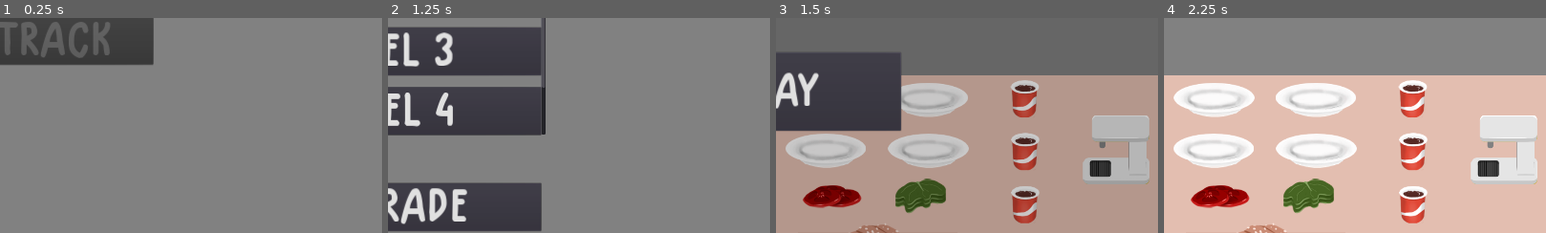
Above: before the commit, frames 1-4 (left to right).
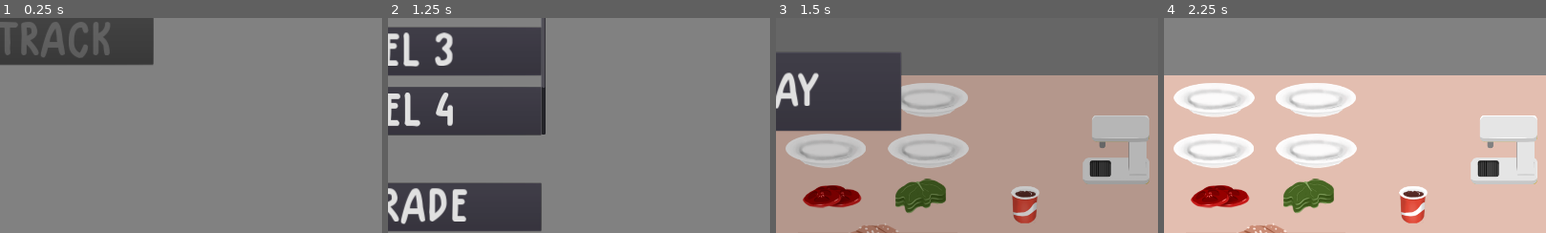
Above: after the commit, the same moments.

Repository: samuelpedrajas/MyVeganRestaurant
Game: Godot game, scene res://Scenes/Game.tscn
The game is run twice, just before and just after one commit, with the same random seed, the same clock (stepped at 60 frames per second) and the same inputs.
Inputs:
- Up to frame 1 (0.25 s): no input
- Up to frame 2 (1.25 s): click "Fast Food" at 0.5 s
- Up to frame 3 (1.5 s): click "Level 1" at 1.25 s
- Up to frame 4 (2.25 s): click "PLAY" at 2 s
The pictures show only the part of the screen within x 50-100%, y 33-83%; the shares and areas given below are measured in that part.

Frames 1-2 are identical in both runs. In frame 3, 2.0% of the frame differs, in the area x 61-69%, y 28-71%; in frame 4, 2.1%, in the area x 61-69%, y 28-72%.

Commit message:
fix

Diff:
--- a/Scenes/FastFood/FastFood.tscn
+++ b/Scenes/FastFood/FastFood.tscn
@@ -219,10 +219,12 @@
 kitchen = NodePath("../../../FastFood")
 
 [node name="ColaPlatform2" parent="Main" instance=ExtResource( 18 )]
+visible = false
 position = Vector2( 1586.56, 197.248 )
 kitchen = NodePath("../../../FastFood")
 
 [node name="ColaPlatform3" parent="Main" instance=ExtResource( 18 )]
+visible = false
 position = Vector2( 1585.56, 64.7362 )
 kitchen = NodePath("../../../FastFood")
 
--- a/Scripts/DrinkProvider.gd
+++ b/Scripts/DrinkProvider.gd
@@ -19,7 +19,7 @@
 	$AnimationPlayer.play("prepared_animation")
 	$Timer.hide()
 	for platform in platforms:
-		if platform.delivery == null:
+		if platform.is_visible() and platform.delivery == null:
 			var new_delivery = delivery.duplicate()
 			new_delivery.connect("delivered", self, "_on_Drink_delivered")
 			platform.add_delivery(new_delivery)
--- a/Scripts/Plate.gd
+++ b/Scripts/Plate.gd
@@ -45,7 +45,7 @@
 
 
 func deliver():
-	if delivery == null:
+	if delivery == null or not is_visible():
 		pass
 	elif double_click:
 		kitchen.throw_to_bin(delivery, self)
